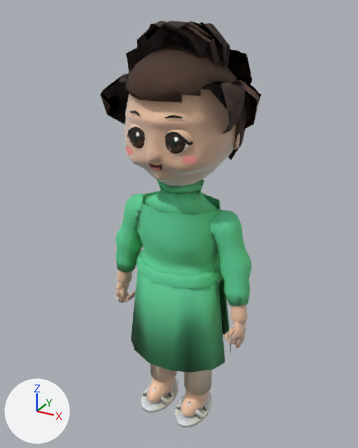
An edit to the glTF model models/villager-lan.glb, drawn before and after from the same camera.
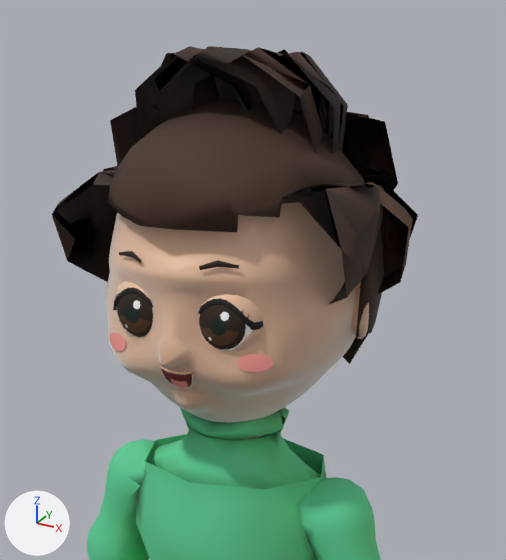
Old and new are each drawn whole from a 50 mm camera at (0.871, -1.598, 1.688) aimed at (-0.033, 0.046, 0.866) and again close up on the part from 22% to 84% of the width and 0% to 55% of the height. The axes (+X, +Y, +Z) are drawn at lower left. The lights are the same throughout. The older version's two pictures come first. Vertices at exactly the same position are counted once.

Script lines for the objects in view, before the commit:
```python
me_mesh_0 = bpy.data.meshes.new('Mesh_0')
me_mesh_0.from_pydata(...)  # 5355 vertices, 10504 faces; spans x -0.31..0.33, y -0.23..0.21, z 0.0..1.55
# faces by material slot: [3934, 6570]
me_mesh_0.materials.append(mat_lit_body)
me_mesh_0.materials.append(mat_skin_shade)
me_mesh_1 = bpy.data.meshes.new('Mesh_1')
me_mesh_1.from_pydata(...)  # 1537 vertices, 2738 faces; spans x -0.147..0.147, y -0.2..-0.069, z 1.157..1.365
# faces by material slot: [1684, 1054]
me_mesh_1.materials.append(mat_face3d)
me_mesh_1.materials.append(mat_skin_shade_001)
me_mesh_2 = bpy.data.meshes.new('Mesh_2')
me_mesh_2.from_pydata(...)  # 1382 vertices, 1702 faces; spans x -0.292..0.288, y -0.211..0.319, z 1.075..1.644
me_mesh_2.materials.append(mat_cloth_hair)
ob_mesh_0 = bpy.data.objects.new('Mesh_0', me_mesh_0)
ob_mesh_0.location = (0.0, 0.0, 0.0)
ob_mesh_1 = bpy.data.objects.new('Mesh_1', me_mesh_1)
ob_mesh_1.location = (0.0, 0.0, 0.0)
ob_mesh_2 = bpy.data.objects.new('Mesh_2', me_mesh_2)
ob_mesh_2.location = (0.0, 0.0, 0.0)
```
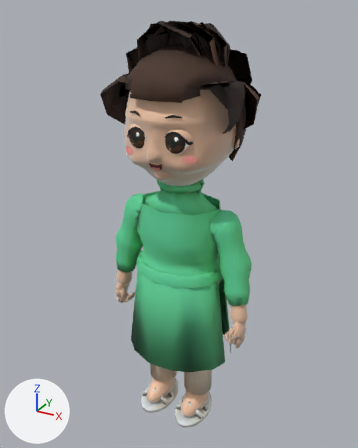
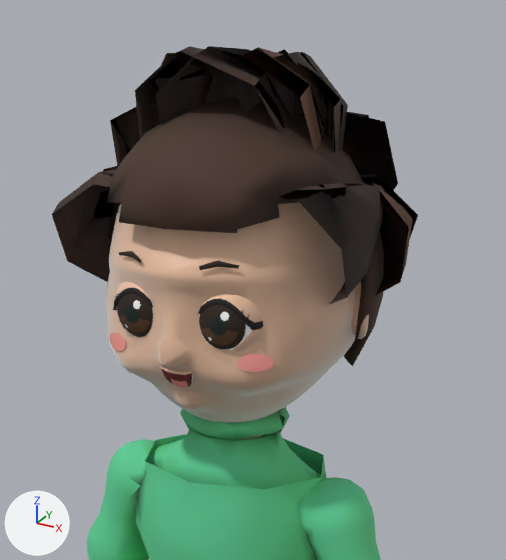
Where the change shows, as pixel boxes (x1, y1, x2, y2) in the close-ups (506 x 560 px; the box of a moved part takes in the faces that stretch with it):
```json
{"object": "Mesh_2", "change": "reshaped", "before": [52, 46, 418, 364], "after": [52, 46, 418, 366]}
{"part": 1, "of": "me_mesh_2", "change": "moved or reshaped", "before": [107, 99, 384, 364], "after": [107, 98, 384, 366]}
{"part": 2, "of": "me_mesh_2", "change": "recoloured", "before": [52, 46, 409, 300], "after": [52, 46, 409, 300]}
```

The change, as JSON lines over the scene's bpy script:
```json
{"block": "me_mesh_2", "where": "# used by ob_mesh_2; location = (0.0, 0.0, 0.0)"}
{"op": "remove", "block": "me_mesh_2", "code": "me_mesh_2.from_pydata(...)  # 1382 vertices, 1702 faces; spans x -0.292..0.288, y -0.211..0.319, z 1.075..1.644"}
{"op": "add", "block": "me_mesh_2", "code": "me_mesh_2.from_pydata(...)  # 1382 vertices, 1702 faces; spans x -0.292..0.289, y -0.21..0.319, z 1.075..1.644"}
{"block": "me_mesh_2", "change": "me_mesh_2 part 1: 11 vertices moved from x -0.225..0.221, y -0.178..0.046, z 1.228..1.544 to x -0.228..0.219, y -0.184..0.061, z 1.228..1.54; 158 vertices removed from x -0.239..0.239, y -0.211..0.235, z 1.155..1.569; 159 vertices added at x -0.238..0.238, y -0.21..0.232, z 1.155..1.568"}
{"block": "me_mesh_2", "change": "me_mesh_2 part 2: 217 kept faces spanning x -0.292..0.289, y -0.152..0.319, z 1.075..1.644 get new vertex colours"}
{"block": "me_mesh_2", "change": "other edits to the shape of me_mesh_2 do not show in these pictures"}
```
